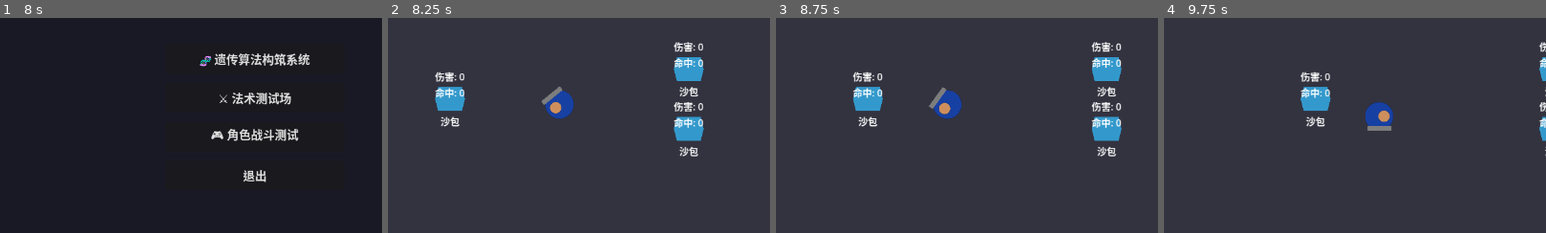
Above: before the commit, frames 1-4 (left to right).
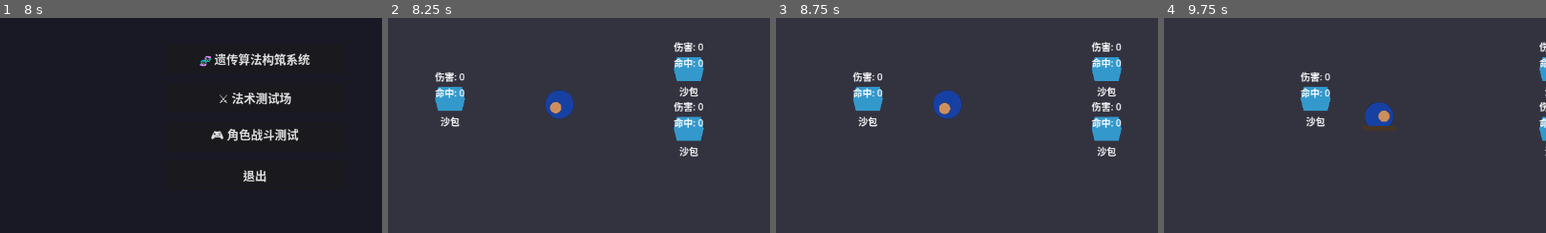
Above: after the commit, the same moments.

Repository: gdszyy/lingzi-topology-system
Game: Godot game, scene res://scenes/main_menu/main_menu.tscn
The game is run twice, just before and just after one commit, with the same random seed, the same clock (stepped at 60 frames per second) and the same inputs.
Inputs (mouse positions are % of the whole screen's width and height, from its top left):
- Up to frame 1 (8 s): click "🧬 遗传算法构筑系统" at 0.5 s; click "开始进化" at 1.25 s; click "开始进化" at 2 s; click "返回主菜单" at 2.75 s; click "⚔️ 法术测试场" at 3.5 s; click "开始测试" at 4.25 s; click "开始测试" at 5 s; click "单体目标" at 5.75 s; click "重置" at 6.5 s; click "返回主菜单" at 7.25 s
- Up to frame 2 (8.25 s): click "🎮 角色战斗测试" at 8 s
- Up to frame 3 (8.75 s): no input
- Up to frame 4 (9.75 s): tap Enter at 8.75 s; move the mouse to (72, 45) at 8.77 s; hold Right (ui_right) 8.78-9.53 s; tap 1 at 8.85 s; click (72, 45) at 8.92 s; tap Space at 9.02 s; move the mouse to (30, 55) at 9.52 s; hold Down (ui_down) from 9.53 s (still down); tap 6 at 9.6 s
The pictures show only the part of the screen within x 17-67%, y 30-80%; the shares and areas given below are measured in that part.

Frame 1 is identical in both runs. In frame 2, 0.1% of the frame differs, in the area x 40-46%, y 32-41%; in frame 3, 0.2%; in frame 4, 0.2%, in the area x 52-61%, y 49-53%.

Commit message:
fix: 修复武器不显示问题
- 在 PlayerVisuals._ready() 中连接 player.weapon_changed 信号
- 添加 _initialize_weapon_appearance() 在初始化时更新武器外观
- 添加 _on_weapon_changed() 回调处理武器切换

修复后武器会在初始化和切换时正确更新视觉外观

Diff:
--- a/scripts/combat/player_visuals.gd
+++ b/scripts/combat/player_visuals.gd
@@ -24,6 +24,19 @@
 func _ready() -> void:
 	player = get_parent() as PlayerController
 	_setup_default_visuals()
+	_connect_player_signals()
+	_initialize_weapon_appearance()
+
+func _connect_player_signals() -> void:
+	if player != null:
+		player.weapon_changed.connect(_on_weapon_changed)
+
+func _initialize_weapon_appearance() -> void:
+	if player != null and player.current_weapon != null:
+		update_weapon_appearance(player.current_weapon)
+
+func _on_weapon_changed(weapon: WeaponData) -> void:
+	update_weapon_appearance(weapon)
 
 func _process(delta: float) -> void:
 	_update_walk_animation(delta)
